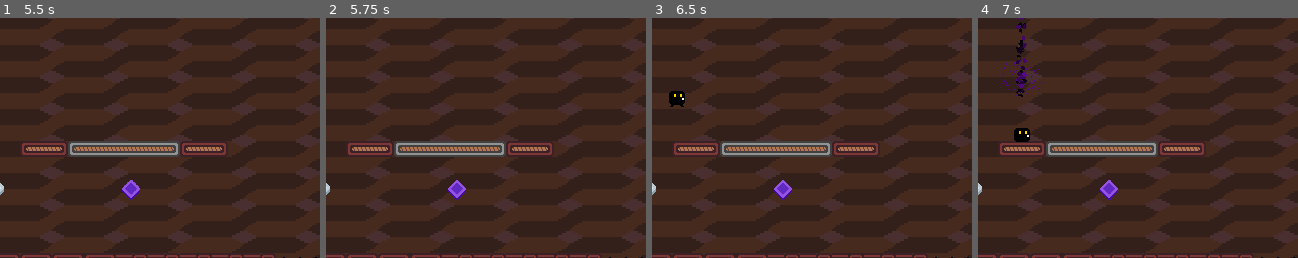
Above: before the commit, frames 1-4 (left to right).
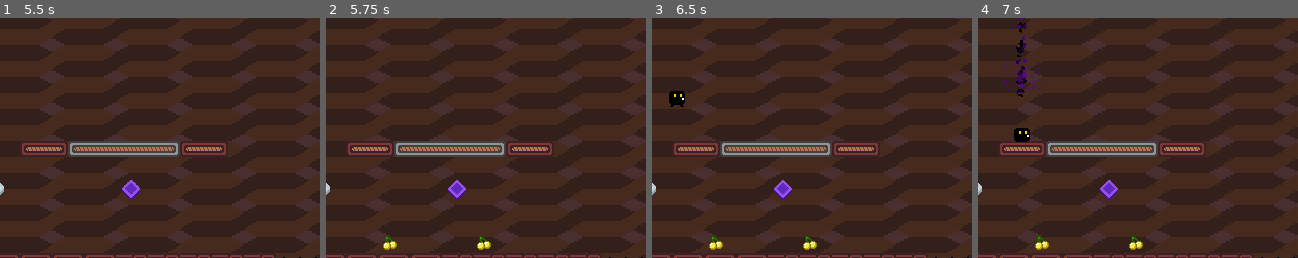
Above: after the commit, the same moments.

Repository: Team-Bunglon/phantom-striker
Game: Godot game, scene res://levels/level0.tscn
The game is run twice, just before and just after one commit, with the same random seed, the same clock (stepped at 60 frames per second) and the same inputs. This scene is started directly instead of the project's main scene.
Inputs:
- Up to frame 1 (5.5 s): tap Enter at 0.5 s; hold D (move_right) 0.53-1.28 s; hold S (crouch) 0.53-1.28 s; tap W (jump) at 0.77, 1.52, 3.02, 3.77, 4.52 s; hold K (strike_down) 1.28-2.03 s; tap S (crouch) at 1.35, 2.85, 4.35 s; hold D (move_right) 2.03-2.78 s; hold S (crouch) 2.03-2.78 s; hold I (strike_up) 2.78-3.53 s; tap Space (ui_accept) at 3.5 s; hold S (crouch) 3.53-4.28 s; hold A (move_left) 3.53-5.03 s; tap R (restart) at 5 s; hold K (strike_down) from 5.03 s (still down); hold S (crouch) from 5.03 s (still down)
- Up to frame 2 (5.75 s): keep holding K (strike_down); keep holding S (crouch)
- Up to frame 3 (6.5 s): release K (strike_down) at 5.78 s; release S (crouch) at 5.78 s; hold D (move_right) from 5.78 s (still down); tap S (crouch) at 5.85 s; tap W (jump) at 6.02 s
- Up to frame 4 (7 s): release D (move_right) at 6.53 s; hold I (strike_up) from 6.53 s (still down); hold S (crouch) from 6.53 s (still down); tap W (jump) at 6.77 s
The pictures show only the part of the screen within x 32-82%, y 41-91%; the shares and areas given below are measured in that part.

Frame 1 is identical in both runs. In frame 2, 0.3% of the frame differs, in the area x 17-52%, y 90-97%; in frame 3, 0.3%; in frame 4, 0.3%.
Error in both runs: Invalid operands 'float' and 'Vector2' in operator '+'. (res://objects/player.gd:155)

Commit message:
Fix collectible logic due to JSON parsing int as float

Diff:
--- a/objects/collectible.gd
+++ b/objects/collectible.gd
@@ -3,7 +3,7 @@
 @export var identifier: int = 0
 
 func _ready():
-	if Global.collected.has(identifier):
+	if Global.collected.has(float(identifier)):
 		$Sprite2D.visible = false
 		$CollectibleArea.disconnect("body_entered", _on_collectible_area_body_entered)
 
Not shown: 1 places in levels/level13.tscn that only renumber resources
